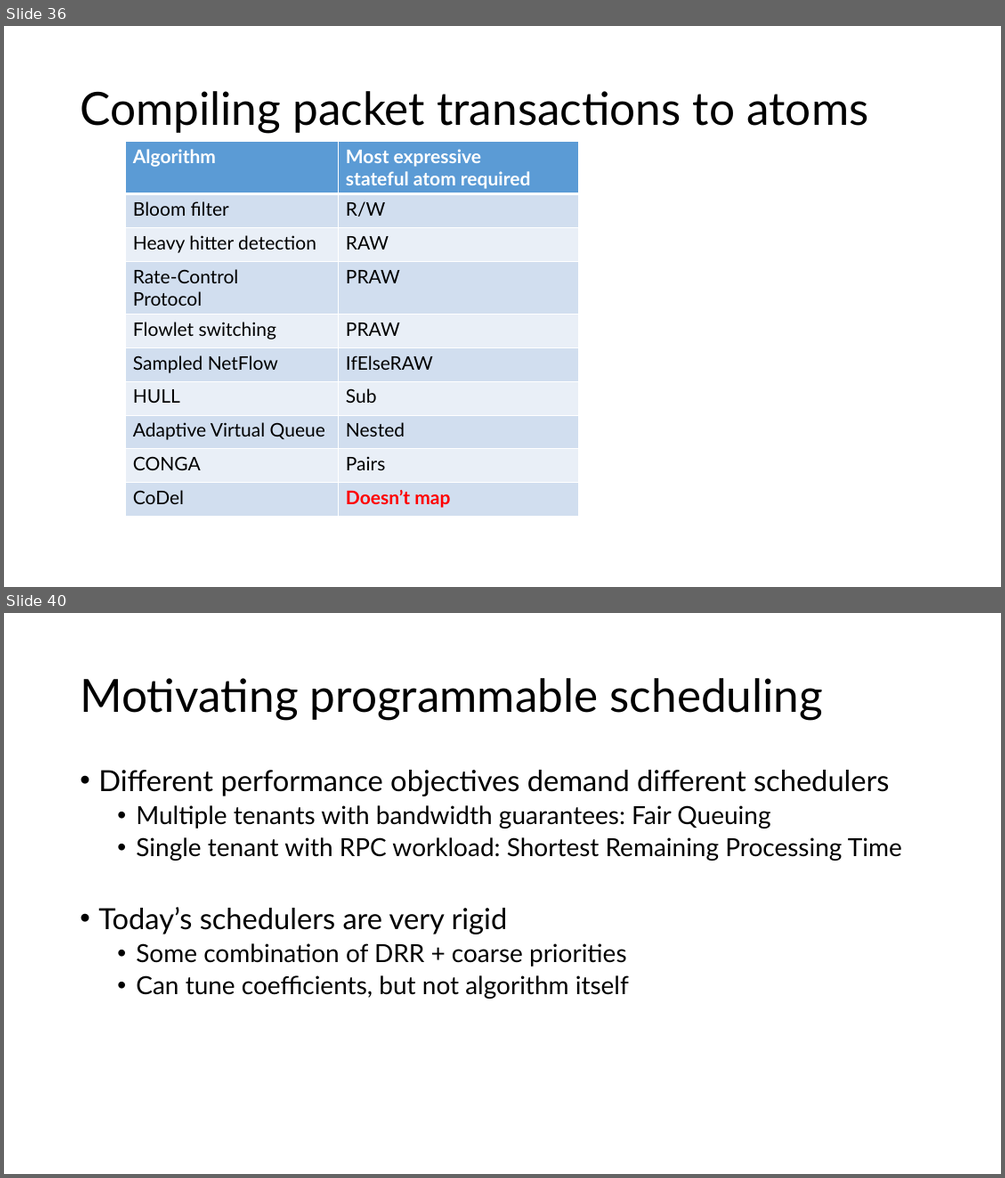
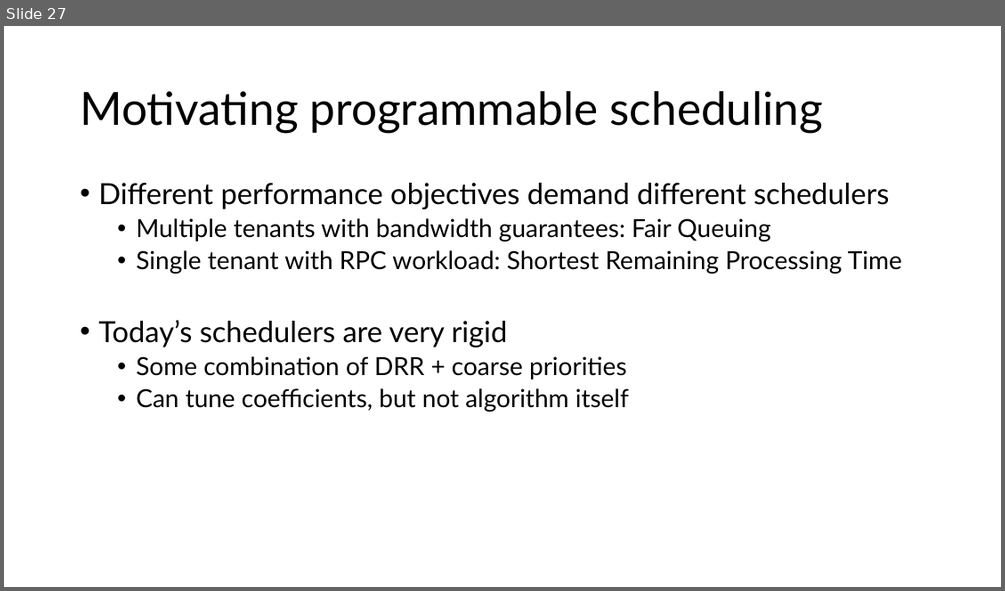
Before and after one commit to anirudhSK/pifo-domino-marple-ppts, a slide deck: combined_domino_pifo.pptx. Shown one above the other, each under a label of ours: slides 36 and 40 before the commit, slide 27 after it; the slides between them are not shown. The pictures are 1005x1178 and 1005x591 pixels, drawn with LibreOffice and Linux fonts; fonts in the diff are those of the drawing. Boxes give left, top, right and bottom in pixels: in the first picture for what was removed or moved away, otherwise in the second. Text is boxed around its words. In the diff, an @@ line names an element or a change of style, - is before the commit and + after.

```diff
--- a/combined_domino_pifo.pptx
+++ b/combined_domino_pifo.pptx
@@ slide 36 removed at [4,26,1001,587], background #FFFFFF @@
@@ title removed at [80,91,868,133] @@
-Compiling packet transactions to atoms
@@ table removed at [125,141,578,516], 10 rows, 2 columns @@
-Algorithm | Most expressive / stateful atom required
-Bloom filter | R/W
-Heavy hitter detection | RAW
-Rate-Control / Protocol | PRAW
-Flowlet switching | PRAW
-Sampled NetFlow | IfElseRAW
-HULL | Sub
-Adaptive Virtual Queue | Nested
-CONGA | Pairs
-CoDel | Doesn’t map
@@ what was slide 40 is now slide 27 @@
```
Also in this commit, not shown: 15 slides changed, 4 slides added, 16 other slides removed.
